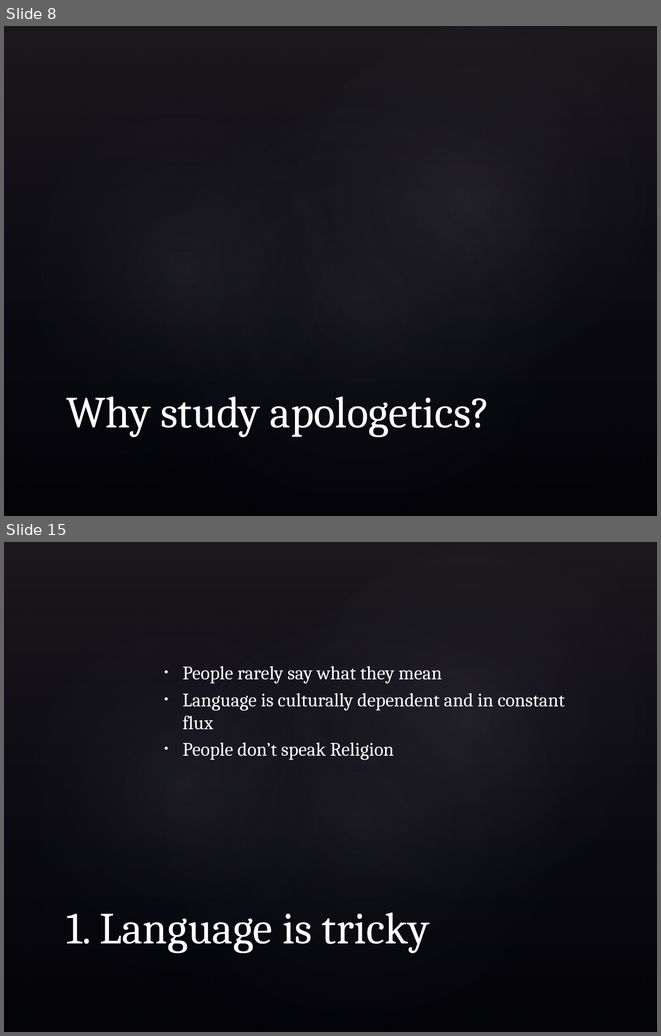
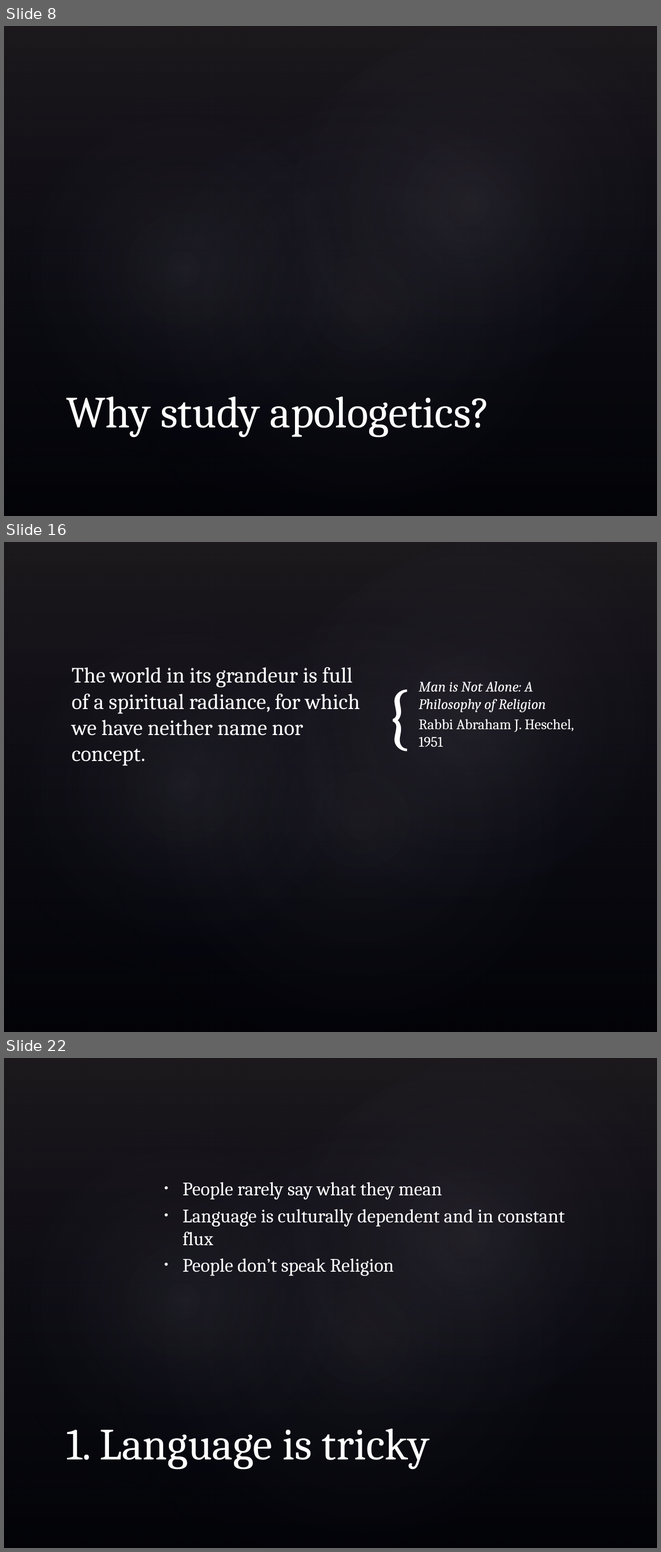
Before and after one commit to nickrobison/Presentations, a slide deck: BCSApologetics/RealApologetics.pptx. Shown one above the other, each under a label of ours: slides 8 and 15 before the commit, slides 8, 16 and 22 after it; the slides between them are not shown. The pictures are 661x1036 and 661x1552 pixels, drawn with LibreOffice and Linux fonts; fonts in the diff are those of the drawing; background and template pictures are left out. Boxes give left, top, right and bottom in pixels: in the first picture for what was removed or moved away, otherwise in the second. Text is boxed around its words. In the diff, an @@ line names an element or a change of style, - is before the commit and + after.

```diff
--- a/BCSApologetics/RealApologetics.pptx
+++ b/BCSApologetics/RealApologetics.pptx
@@ slide 16 added at (4, 542, 657, 1032), background picture (left out); not listed: 4 template elements that a slide beside it also shows @@
@@ text added at (72, 667, 360, 766), 24 pt, text #FFFFFF @@
+The world in its grandeur is full of a spiritual radiance, for which we have neither name nor concept.
@@ text added at (385, 669, 417, 757), 80 pt, text #FFFFFF @@
+{
@@ text added at (418, 681, 574, 747), 16 pt, text #FFFFFF, italic @@
+Man is Not Alone: A Philosophy of Religion
+Rabbi Abraham J. Heschel, 1951
@@ what was slide 15 is now slide 22 @@
```
Also in this commit, not shown: 8 slides changed, 9 other slides added.
